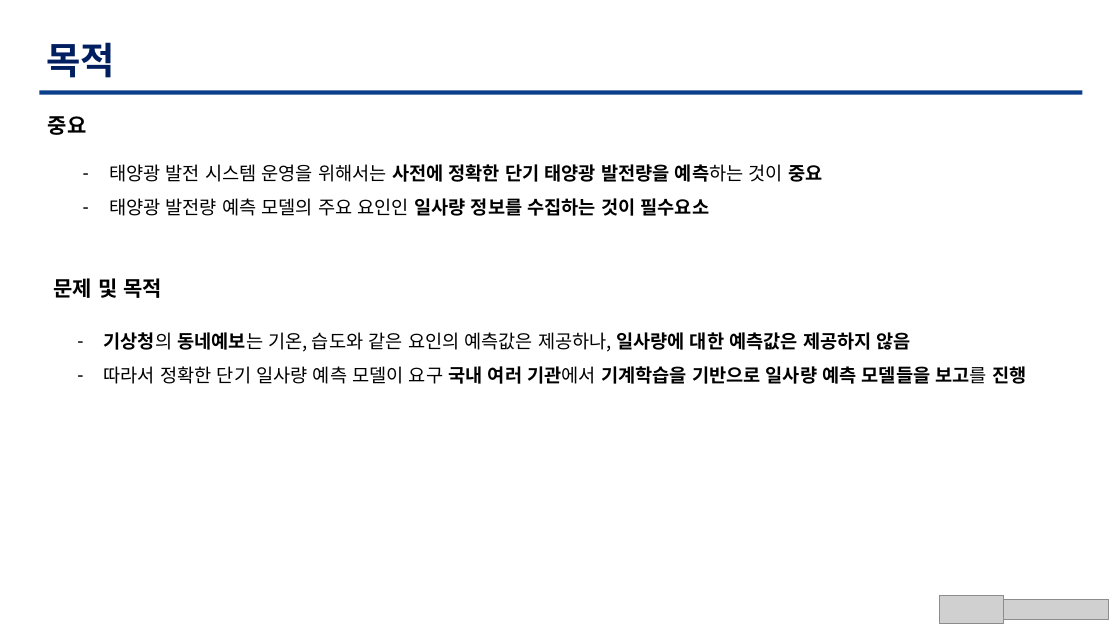
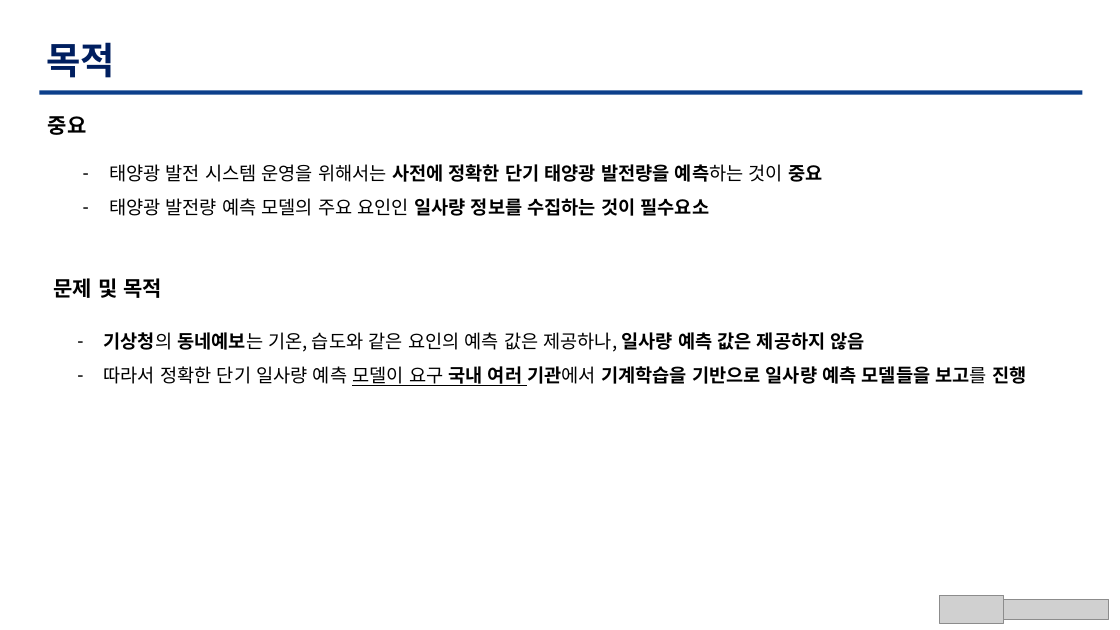
Before and after one commit to TaegyuHan/Solar_radiation_prediction_model, a slide deck: slide 7 of KICS_PT/[KICS] 동향 poster - 복사본.pptx. Drawn at 1120x630 pixels with LibreOffice and Linux fonts; fonts in the diff are those of the drawing; grey boxes stand for pictures. Boxes give left, top, right and bottom in pixels: in the first picture for what was removed or moved away, otherwise in the second. Text is boxed around its words. In the diff, an @@ line names an element or a change of style, - is before the commit and + after.

```diff
--- a/KICS_PT/[KICS] 동향 poster - 복사본.pptx
+++ b/KICS_PT/[KICS] 동향 poster - 복사본.pptx
@@ text at [104, 332, 865, 352]: text changed; bold off @@
-– 기상청의 동네예보는 기온, 습도와 같은 요인의 예측값은 제공하나, 일사량에 대한 예측값은 제공하지 않음
+– 기상청의 동네예보는 기온, 습도와 같은 요인의 예측 값은 제공하나, 일사량 예측 값은 제공하지 않음
@@ text at [104, 366, 1026, 386]: underline on in "모델이 요구 국내 여러" @@
```
Also in this commit, not shown: 8 other slides changed, 2 other files.
